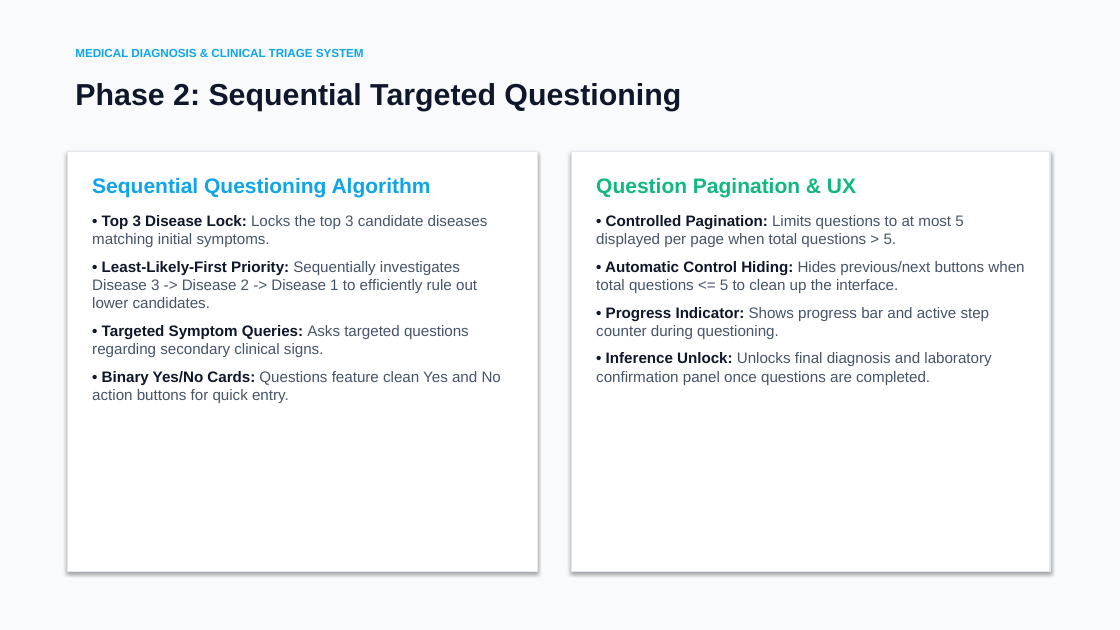
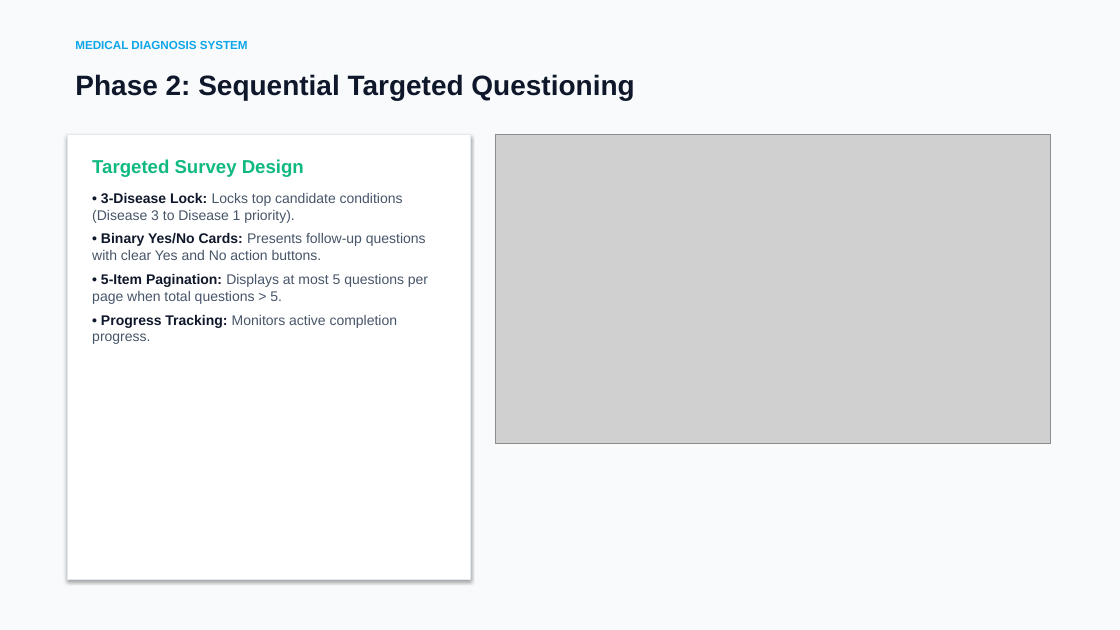
Before and after one commit to wmmandela/medical_diagnosis, a slide deck: slide 4 of presentation/Medical_Diagnosis_System_Presentation.pptx (slide 7 before the commit). Drawn at 1120x630 pixels with LibreOffice and Linux fonts; fonts in the diff are those of the drawing; grey boxes stand for pictures. Boxes give left, top, right and bottom in pixels: in the first picture for what was removed or moved away, otherwise in the second. Text is boxed around its words. In the diff, an @@ line names an element or a change of style, - is before the commit and + after.

Commit message:
docs: enrich presentation slides with live application UI screenshots, colors, and interactive controls

```diff
--- a/presentation/Medical_Diagnosis_System_Presentation.pptx
+++ b/presentation/Medical_Diagnosis_System_Presentation.pptx
@@ text at (75,41,248,49): text changed @@
-MEDICAL DIAGNOSIS & CLINICAL TRIAGE SYSTEM
+MEDICAL DIAGNOSIS SYSTEM
@@ text "Phase 2: Sequential Targeted Questioning": place and size @@
-text "Phase 2: Sequential Targeted Questioning" at (75,83,681,111)
+text "Phase 2: Sequential Targeted Questioning" at (75,74,634,100)
@@ text "Phase 2: Sequential Targeted Questioning" at (75,74,634,100): size 26 to 24 pt @@
@@ rectangle: place and size @@
-rectangle at (67,151,538,571)
+rectangle at (67,134,471,580)
@@ picture added at (496,134,1050,444) @@
@@ text at (92,159,428,344): text changed; size 13 to 12 pt @@
-Sequential Questioning Algorithm
-• Top 3 Disease Lock: Locks the top 3 candidate diseases matching initial symptoms.
-• Least-Likely-First Priority: Sequentially investigates Disease 3 -> Disease 2 -> Disease 1 to efficiently rule out lower candidates.
-• Targeted Symptom Queries: Asks targeted questions regarding secondary clinical signs.
-• Binary Yes/No Cards: Questions feature clean Yes and No action buttons for quick entry.
+Targeted Survey Design
+• 3-Disease Lock: Locks top candidate conditions (Disease 3 to Disease 1 priority).
+• Binary Yes/No Cards: Presents follow-up questions with clear Yes and No action buttons.
+• 5-Item Pagination: Displays at most 5 questions per page when total questions > 5.
+• Progress Tracking: Monitors active completion progress.
@@ rectangle removed at (571,151,1050,571) @@
@@ text removed at (596,177,1024,385) @@
-Question Pagination & UX
-• Controlled Pagination: Limits questions to at most 5 displayed per page when total questions > 5.
-• Automatic Control Hiding: Hides previous/next buttons when total questions <= 5 to clean up the interface.
-• Progress Indicator: Shows progress bar and active step counter during questioning.
-• Inference Unlock: Unlocks final diagnosis and laboratory confirmation panel once questions are completed.
```
Also in this commit, not shown: 3 other slides changed, 2 slides added, 7 slides removed, 1 other file.
